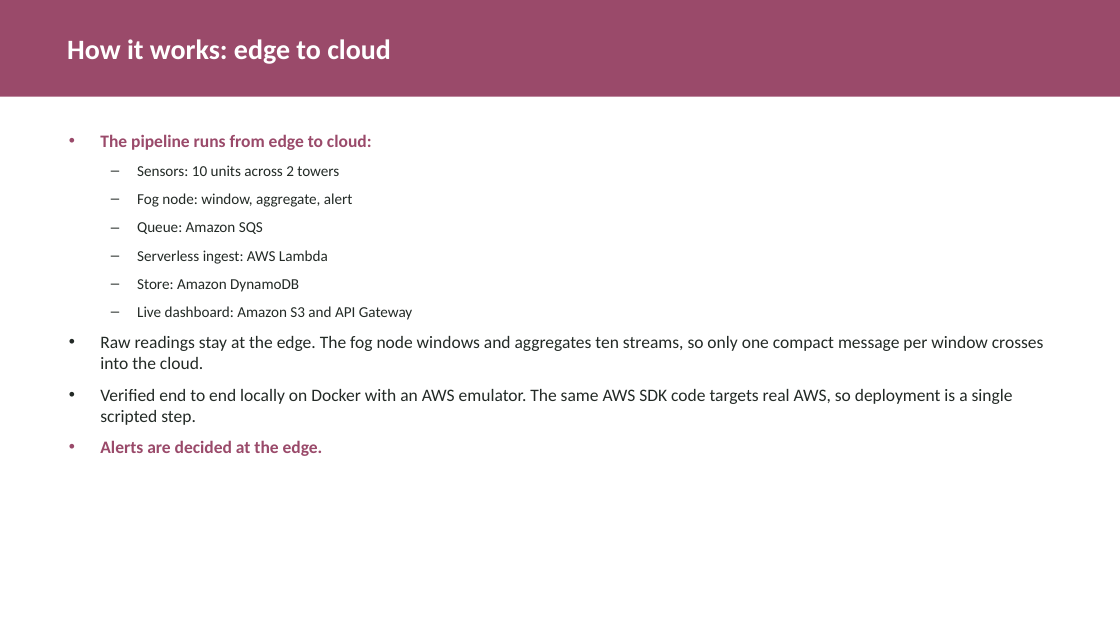
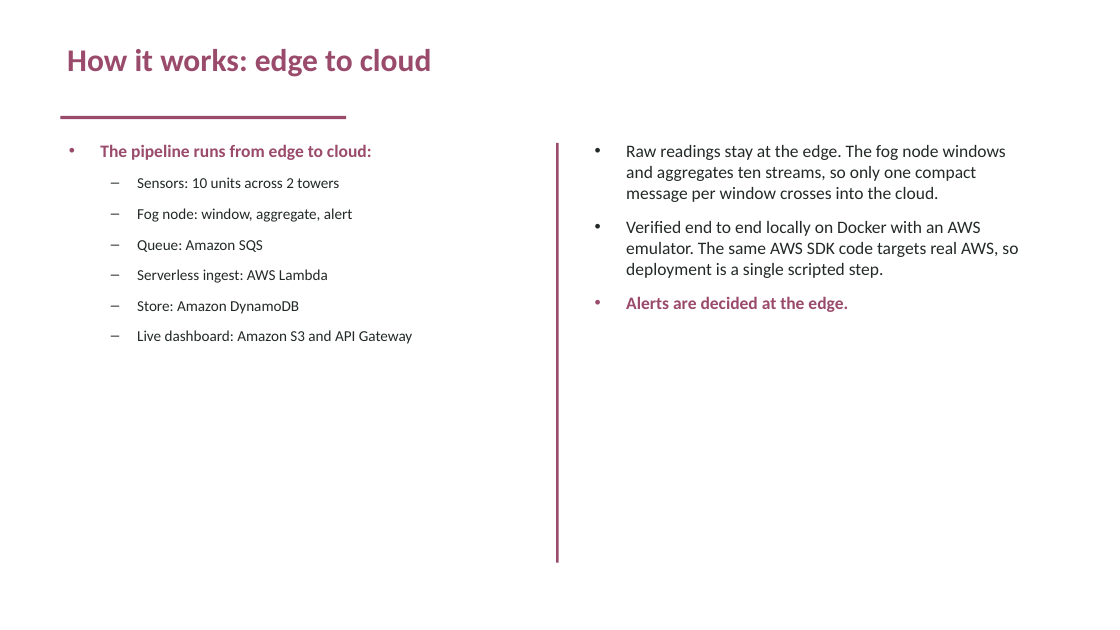
Before and after one commit to valletivarish/FEC_version_2, a slide deck: slide 3 of ppt/elevator-escalator-fleet-monitoring.pptx. Drawn at 1120x630 pixels with LibreOffice and Linux fonts; fonts in the diff are those of the drawing. Boxes give left, top, right and bottom in pixels: in the first picture for what was removed or moved away, otherwise in the second. Text is boxed around its words. In the diff, an @@ line names an element or a change of style, - is before the commit and + after.

```diff
--- a/ppt/elevator-escalator-fleet-monitoring.pptx
+++ b/ppt/elevator-escalator-fleet-monitoring.pptx
@@ rectangle removed at [0,0,1120,97] @@
@@ title "How it works: edge to ...": place and size @@
-title "How it works: edge to ..." at [67,39,391,64]
+title "How it works: edge to ..." at [67,49,432,77]
@@ title "How it works: edge to ..." at [67,49,432,77]: size 24 to 27 pt, text colour #FFFFFF to #9A4A6A; vertical alignment middle to top @@
@@ rectangle added at [60,116,346,119], fill #9A4A6A @@
@@ text "The pipeline runs from edge ...": place and size @@
-text "The pipeline runs from edge ..." at [100,134,1044,456]
+text "The pipeline runs from edge ..." at [100,144,413,344]
@@ text "The pipeline runs from edge ..." at [100,144,413,344]: more space between paragraphs @@
@@ rectangle added at [556,143,559,563], fill #9A4A6A @@
@@ text added at [626,145,1018,312], 15 pt, text #232A26 @@
+• Raw readings stay at the edge. The fog node windows and aggregates ten streams, so only one compact message per window crosses into the cloud.
+• Verified end to end locally on Docker with an AWS emulator. The same AWS SDK code targets real AWS, so deployment is a single scripted step.
+• Alerts are decided at the edge.
@@ text at [100,336,1044,456]: paragraphs removed @@
-• Raw readings stay at the edge. The fog node windows and aggregates ten streams, so only one compact message per window crosses into the cloud.
-• Verified end to end locally on Docker with an AWS emulator. The same AWS SDK code targets real AWS, so deployment is a single scripted step.
-• Alerts are decided at the edge.
```
Also in this commit, not shown: 4 other slides changed, 24 other files.
